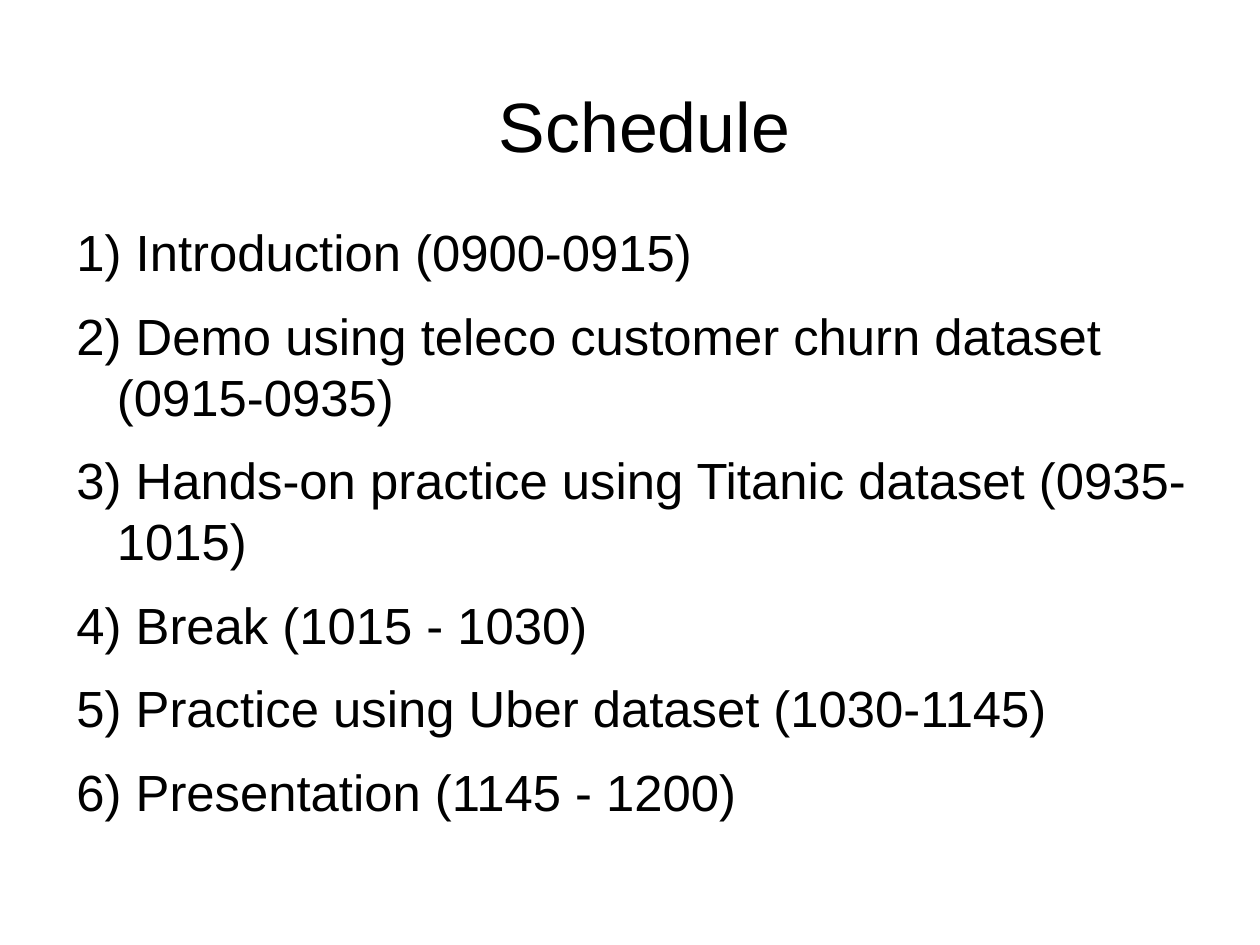
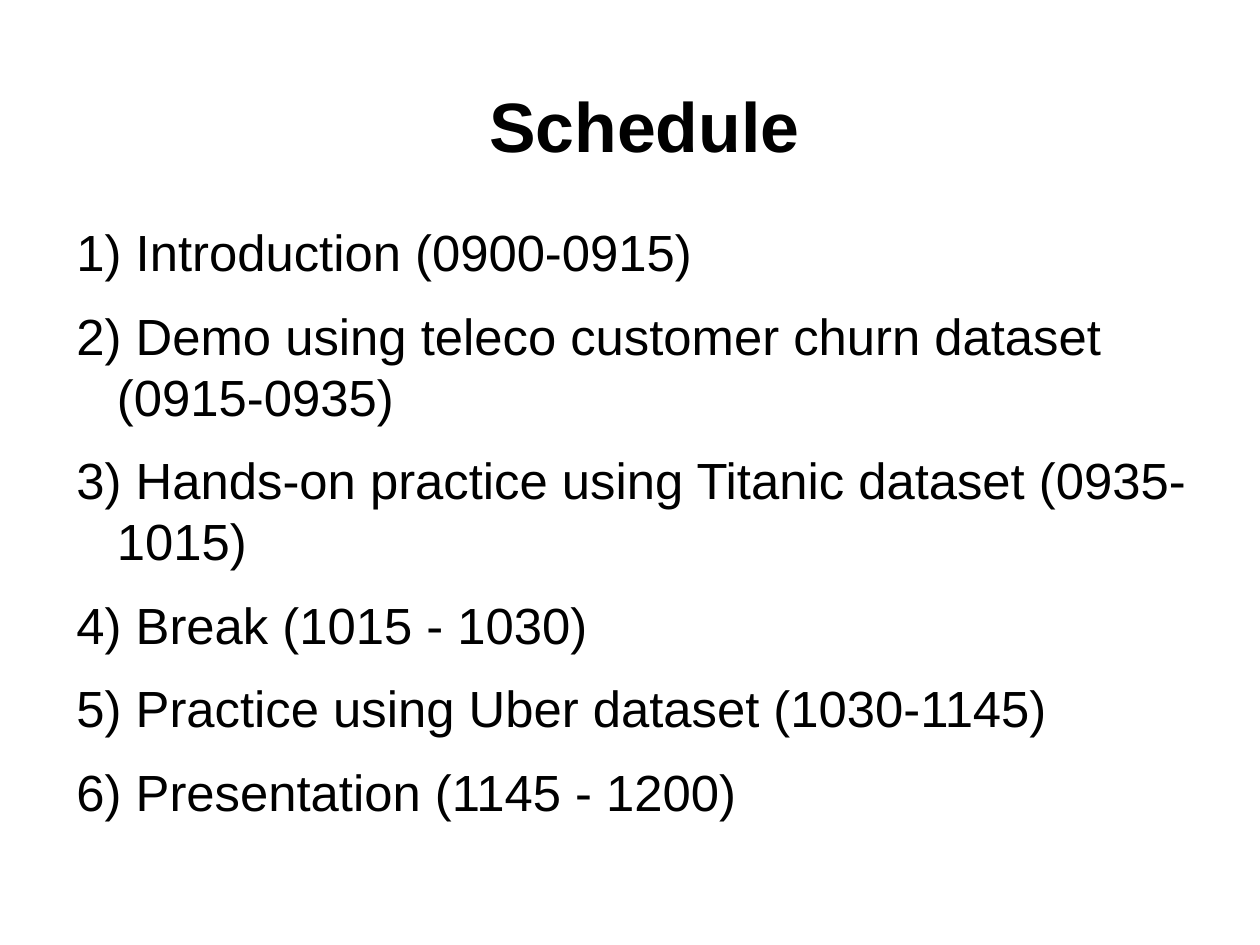
Before and after one commit to leexa90/ML_course_BII, a slide deck: slide 2 of opening_slides.odp. Drawn at 1260x945 pixels with LibreOffice and Linux fonts; fonts in the diff are those of the drawing. Boxes give left, top, right and bottom in pixels: in the first picture for what was removed or moved away, otherwise in the second. Text is boxed around its words. In the diff, an @@ line names an element or a change of style, - is before the commit and + after.

```diff
--- a/opening_slides.odp
+++ b/opening_slides.odp
@@ title "Schedule" at (x1=489, y1=101, x2=799, y2=153): bold on @@
```
Also in this commit, not shown: 10 other slides changed, 10 slides added.
